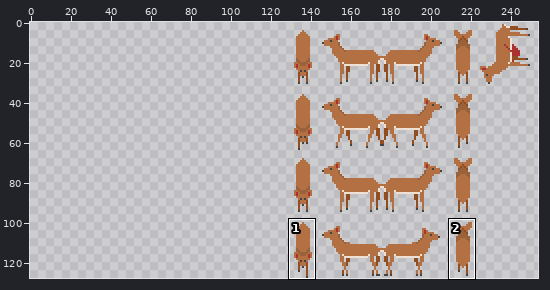
Two versions of one pixel-art file, sprites/animals/deer.aseprite. The first picture is a wide view before the edit; the outline marks the close-up.
Close-up. As it was:
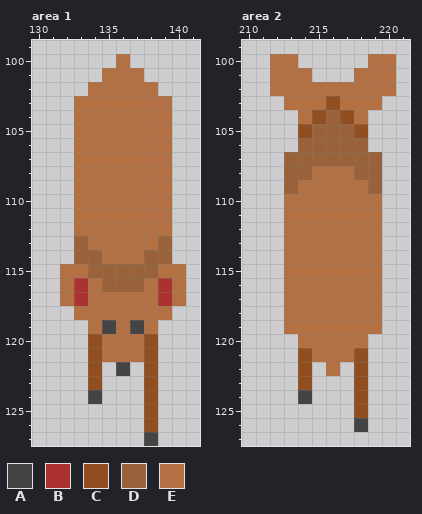
128x128 pixels, 1 frame. Shown: area 1: x 130..141, y 99..127; area 2: x 210..221, y 99..127. The old version is drawn lined up with the new one, on the new canvas. The wide view leaves out empty margins. The commit also changed other parts of the picture, which this record leaves out.
Palette (. is transparent): A #444444  B #ac3232  C #914f21  D #99623b  E #b37143
Pixels before, area 1, first column x 132:
100 ....E....
101 ...EEE...
102 ..EEEEE..
103 .EEEEEEE.
104 .EEEEEEE.
105 .EEEEEEE.
106 .EEEEEEE.
107 .EEEEEEE.
108 .EEEEEEE.
109 .EEEEEEE.
110 .EEEEEEE.
111 .EEEEEEE.
112 .EEEEEEE.
113 .DEEEEED.
114 .DDEEEDD.
115 EEDDDDDEE
116 EBEDDDEBE
117 EBEEEEEBE
118 .EEEEEEE.
119 ..EAEAE..
120 ..CEEEC..
121 ..CEEEC..
122 ..C.A.C..
123 ..C...C..
124 ..A...C..
125 ......C..
126 ......C..
127 ......A..
Pixels before, area 2, first column x 212:
100 EE.....EE
101 EEE...EEE
102 EEEEEEEEE
103 .EEECEEE.
104 ..ECDCE..
105 ..CDDDC..
106 ..DDDDD..
107 .DDDDDDD.
108 .DDEEEDD.
109 .DEEEEED.
110 .EEEEEEE.
111 .EEEEEEE.
112 .EEEEEEE.
113 .EEEEEEE.
114 .EEEEEEE.
115 .EEEEEEE.
116 .EEEEEEE.
117 .EEEEEEE.
118 .EEEEEEE.
119 .EEEEEEE.
120 ..EEEEE..
121 ..CEEEC..
122 ..C.E.C..
123 ..C...C..
124 ..A...C..
125 ......C..
126 ......A..
Once edited:
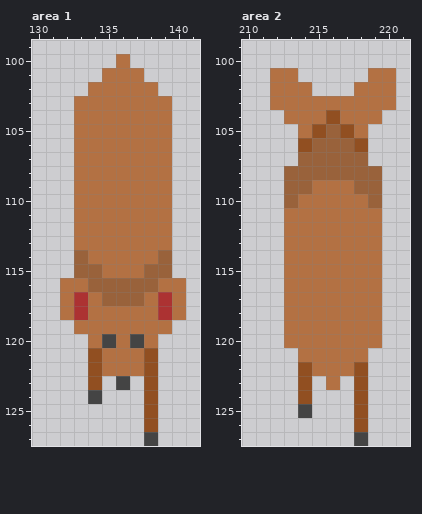
The exact change:
canvas 128x128 -> 256x128, the old top-left corner now at 128,0
Area 1:
The author put colour A in row 123 at x 136.
Colour E becomes colour A in row 120 at x 135 and 137.
Colour E becomes colour B in row 118 at x 133 and 139.
Colour E becomes colour D in row 115 at x 133 and 139; in row 116 at x 134 and 138; in row 117 at x 135 to 137.
The author put colour E in row 118 at x 132 and 140; in row 119 at x 133 and 139; in row 122 at x 135 and 137.
Colour A becomes colour E in row 119 at x 135 and 137; in row 122 at x 136.
Colour B becomes colour E in row 116 at x 133 and 139.
Colour C becomes colour E in row 120 at x 134 and 138.
Colour D becomes colour E in row 113 at x 133 and 139; in row 114 at x 134 and 138; in row 115 at x 135 to 137.
Colour E is removed in row 115 at x 132 and 140.
Area 2:
The author put colour A in row 125 at x 214; in row 127 at x 218.
Colour A becomes colour C in row 124 at x 214; in row 126 at x 218.
Colour D becomes colour C in row 104 at x 216; in row 105 at x 215 and 217; in row 106 at x 214 and 218.
Colour E becomes colour D in row 108 at x 215 to 217; in row 109 at x 214 and 218; in row 110 at x 213 and 219.
The author put colour E in row 103 at x 212 and 220; in row 104 at x 213 and 219; in row 120 at x 213 and 219; in row 122 at x 215 and 217; in row 123 at x 216.
Colour C becomes colour E in row 103 at x 216; in row 104 at x 215 and 217; in row 105 at x 214 and 218; in row 121 at x 214 and 218.
Colour D is removed in row 107 at x 213 and 219.
Colour E is removed in row 100 at x 212 to 213 and 219 to 220; in row 101 at x 214 and 218; in row 102 at x 215 to 217.
Pixel boxes of the changes (left, top, right, bottom) in both close-ups:
changed: (60, 236, 186, 390)
changed: (270, 54, 396, 208)
changed: (284, 334, 382, 446)
